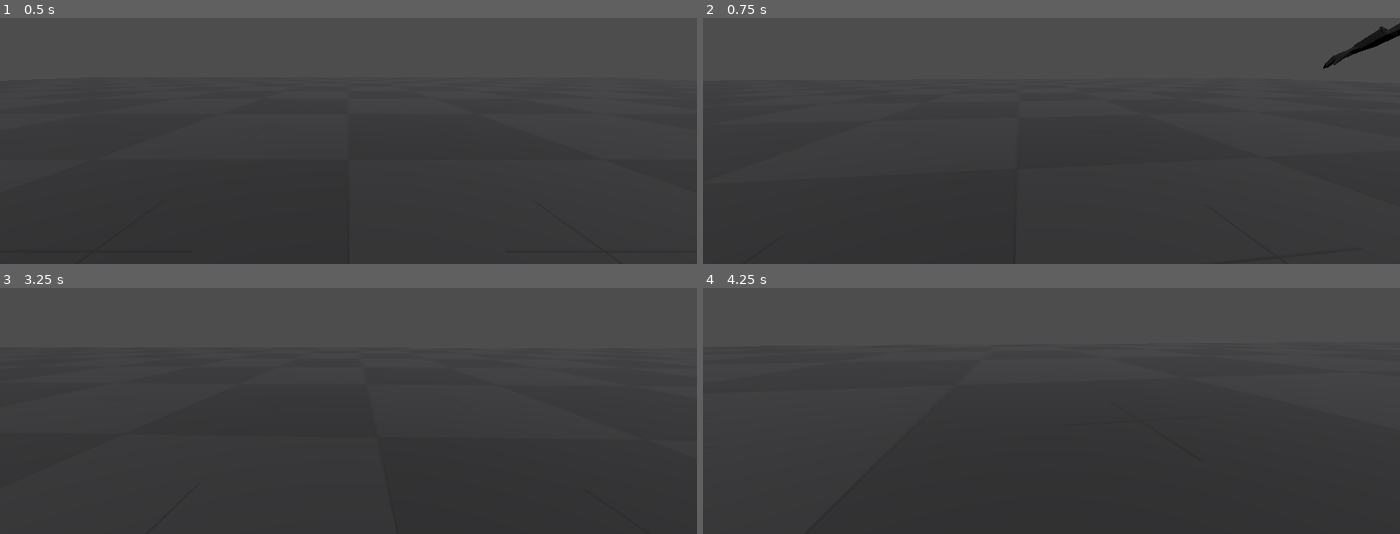
Above: before the commit, frames 1-4 (two rows, left to right).
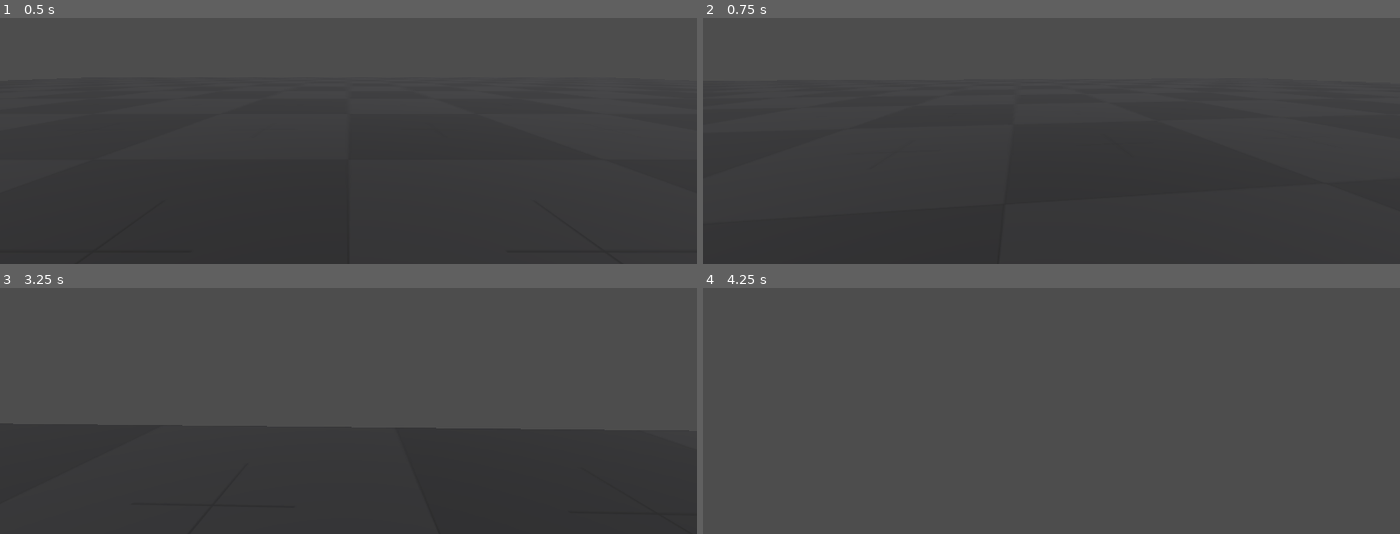
Above: after the commit, the same moments.

Repository: johnwdodge/pacmanninja
Game: Godot game, scene res://scenes/levels/test_level.tscn
Two runs of this game, one before a commit and one after it. Both use one fixed random seed, a clock stepped at 60 frames per second and the inputs below.
Inputs (mouse positions are in pixels of both pictures, inside the frame that each line leads up to):
- Up to frame 1 (0.5 s): no input
- Up to frame 2 (0.75 s): tap Enter at 0.5 s; move the mouse to (1086, 67) at 0.52 s; hold W (move_forward) from 0.53 s (still down); hold Ctrl (crouch) from 0.53 s (still down)
- Up to frame 3 (3.25 s): keep holding W (move_forward); tap Space (jump) at 0.77, 1.52, 2, 3.02 s; move the mouse to (313, 339) at 1.27 s; release Ctrl (crouch) at 1.28 s; tap Shift (sprint) at 1.35, 2.85 s; move the mouse to (362, 332) at 2.02 s; hold Ctrl (crouch) 2.03-2.78 s; move the mouse to (341, 344) at 2.77 s
- Up to frame 4 (4.25 s): keep holding W (move_forward); move the mouse to (1100, 342) at 3.52 s; hold Ctrl (crouch) from 3.53 s (still down); tap Space (jump) at 3.77 s

Frame 1 is identical in both runs. In frame 2, 0.5% of the frame differs, in the area x 88-100%, y 2-21%; in frame 3, less than 0.1%; in frame 4, 26%, in the area x 14-100%, y 48-100%.

Commit message:
interpolated movement

Diff:
--- a/charcontrol.gd
+++ b/charcontrol.gd
@@ -2,17 +2,17 @@
 extends CharacterBody3D
 
 # ── Settings ──────────────────────────────────────────
-const ACCEL: float = .1
-const AIR_ACCEL: float = .01
-const DECEL: float = 0.1
-const MAX_SPEED: float = 8.0
+const ACCEL: float = 7.0
+const AIR_ACCEL: float = 2
+const DECEL: float = 14.0
+const MAX_SPEED: float = 15.0
 const CROUCH_SPEED: float = 2.5
 const JUMP_VELOCITY: float = 10.0
 const MOUSE_SENSITIVITY: float = 0.002
 const MAX_LOOK_ANGLE: float = 89.0
 const SLIDE_DURATION: float = 5.0
-const SLIDE_SPEED: float = 12.0
-const DASH_SPEED: float = 20.0
+const SLIDE_SPEED: float = 20.0
+const DASH_SPEED: float = 35.0
 const DASH_DURATION: float = 0.15
 const HEAD_STAND_HEIGHT: float = 1.8
 const HEAD_CROUCH_HEIGHT: float = 1.0
@@ -99,9 +99,8 @@
 	var input_dir := Input.get_vector("move_left", "move_right", "move_forward", "move_back")
 	_direction = (transform.basis * Vector3(input_dir.x, 0, input_dir.y)).normalized()
 	if _direction:
-		_current_speed += AIR_ACCEL
-		velocity.x = _direction.x * _current_speed
-		velocity.z = _direction.z * _current_speed
+		velocity.x = lerp(velocity.x, _direction.x * MAX_SPEED, AIR_ACCEL * delta)
+		velocity.z = lerp(velocity.z, _direction.z * MAX_SPEED, AIR_ACCEL * delta)
 
 	move_and_slide()
 
@@ -141,6 +140,8 @@
 		velocity.z = _direction.z * DASH_SPEED
 		velocity.y = 0
 	else:
+		velocity.x = _direction.x * MAX_SPEED
+		velocity.z = _direction.z * MAX_SPEED
 		change_state(State.idle)
 	move_and_slide()
 
@@ -198,11 +199,11 @@
 
 
 	if _direction:
-		velocity.x = _direction.x * _current_speed
-		velocity.z = _direction.z * _current_speed
-	else:
-		velocity.x = move_toward(velocity.x, 0, _current_speed)
-		velocity.z = move_toward(velocity.z, 0, _current_speed)
+		velocity.x = lerp(velocity.x, _direction.x * MAX_SPEED, ACCEL * delta)
+		velocity.z = lerp(velocity.z, _direction.z * MAX_SPEED, ACCEL * delta)
+	else:
+		velocity.x = lerp(velocity.x, 0.0, DECEL * delta)
+		velocity.z = lerp(velocity.z, 0.0, DECEL * delta)
 
 	if _has_ceiling_obstruction():
 		_set_crouch(true)
